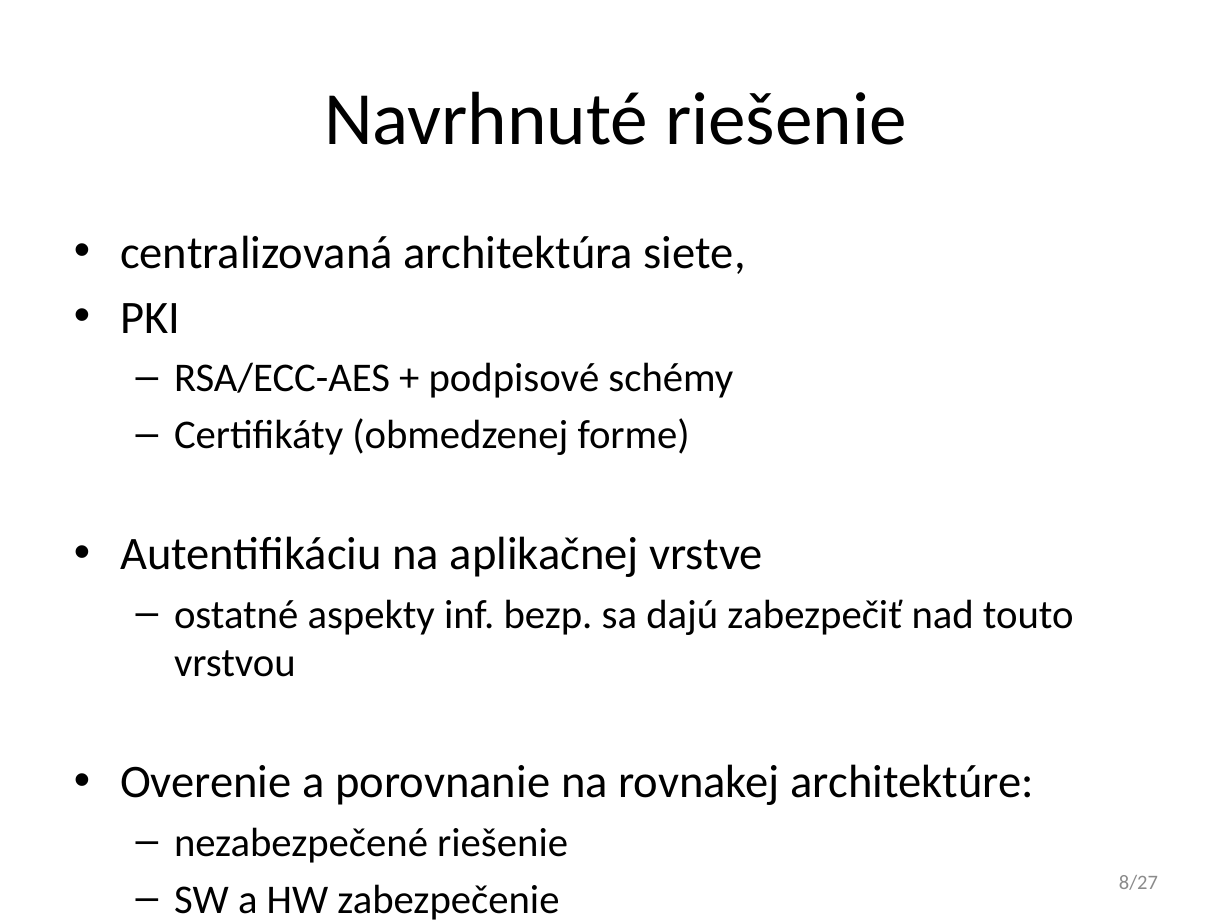
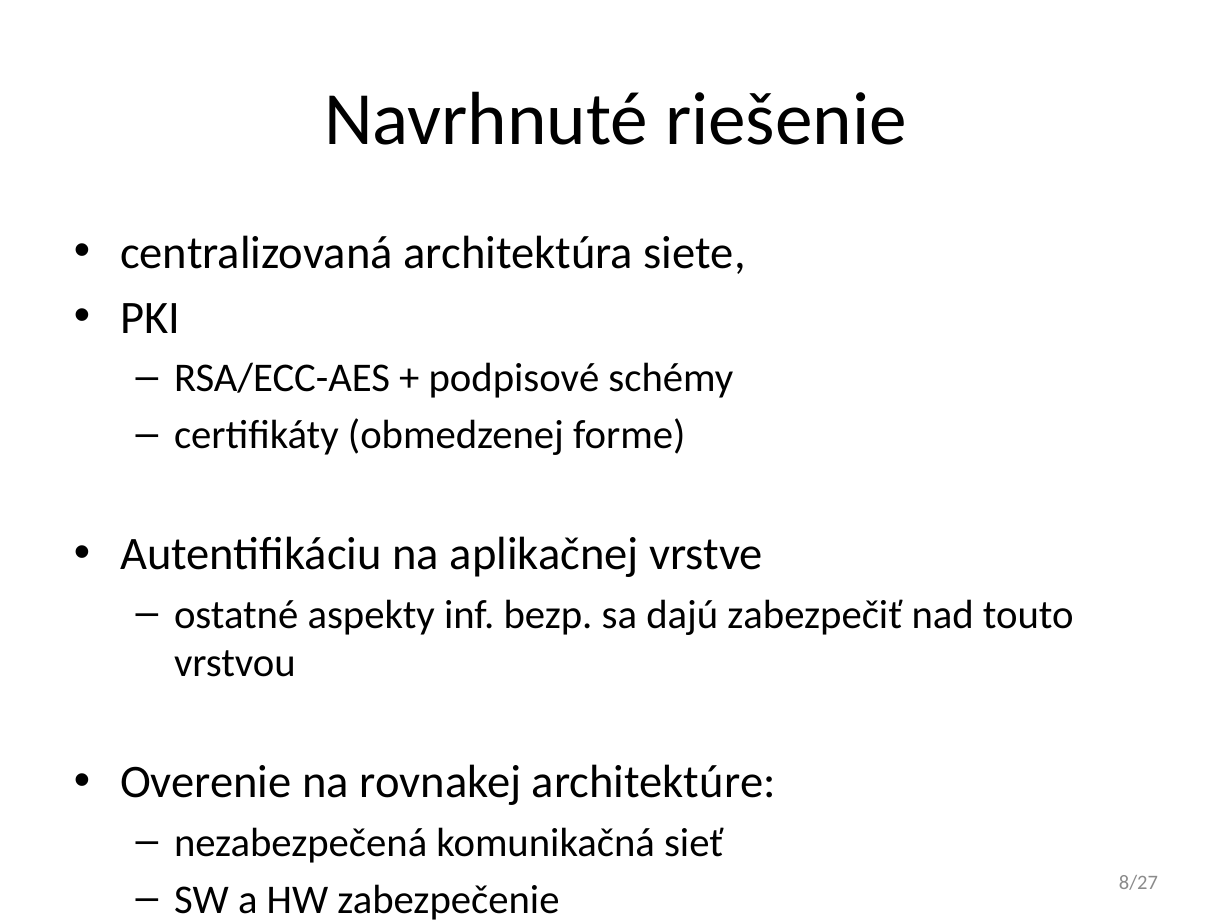
Before and after one commit to javacard-FOSS-applets/nrf6310-pca10007, a slide deck: slide 8 of Obhajoba/xdoubravsky_dp.pptx. Drawn at 1232x924 pixels with LibreOffice and Linux fonts; fonts in the diff are those of the drawing. Boxes give left, top, right and bottom in pixels: in the first picture for what was removed or moved away, otherwise in the second. Text is boxed around its words. In the diff, an @@ line names an element or a change of style, - is before the commit and + after.

Commit message:
Presentation: Final

```diff
--- a/Obhajoba/xdoubravsky_dp.pptx
+++ b/Obhajoba/xdoubravsky_dp.pptx
@@ text at <box>174,418,685,455</box>: text changed @@
-  – Certifikáty (obmedzenej forme)
+  – certifikáty (obmedzenej forme)
@@ text at <box>120,764,776,863</box>: text changed @@
-• Overenie a porovnanie na rovnakej architektúre:
-  – nezabezpečené riešenie
+• Overenie na rovnakej architektúre:
+  – nezabezpečená komunikačná sieť
```
Also in this commit, not shown: 12 other slides changed, 1 other file.
